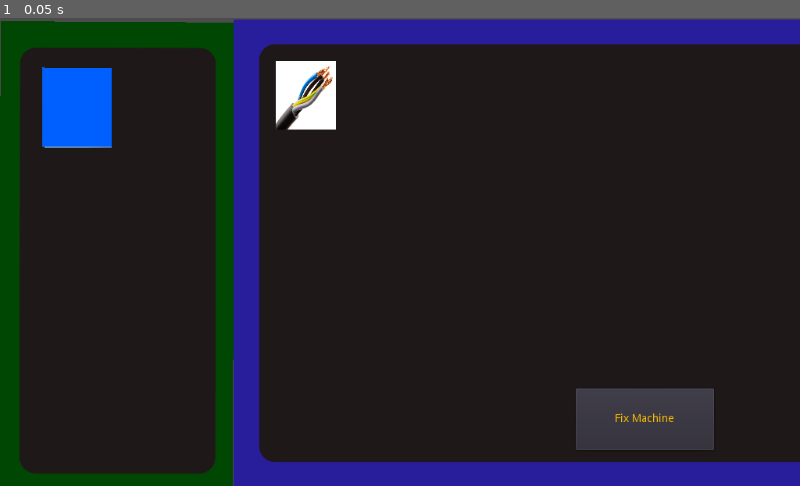
Above: before the commit, frame 1.
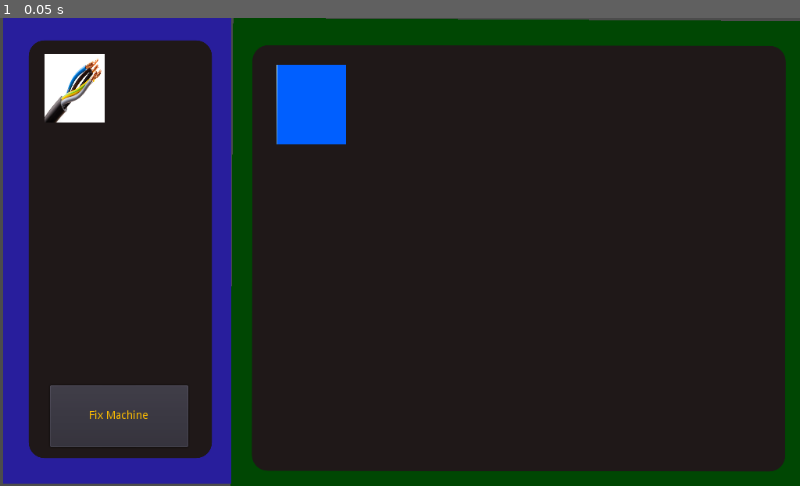
Above: after the commit, the same moment.

Repository: Woflje/DZC20
Game: Godot game, scene res://scenes/DragDrop.tscn
The game is run twice, just before and just after one commit, with the same random seed, the same clock (stepped at 60 frames per second) and the same inputs. This scene is started directly instead of the project's main scene.
Inputs:
- Up to frame 1 (0.05 s): no input

The runs differ from the first frame. In frame 1, 29% of the frame differs, in the area x 0-100%, y 0-100%.

Commit message:
Drag and Drop Update
Worked on can_drop_data

Diff:
--- a/scenes/CircuitData.gd
+++ b/scenes/CircuitData.gd
@@ -3,17 +3,16 @@
 var inv_data = {}
 export var grid_size = 4
 
-var component_data = []
+var component_data = {"Slot1": null,
+"Slot2": null,
+"Slot3": null,
+"Slot4": null,
+"Slot5": null,
+}
 
-func _ready( ):
-	component_data.resize(grid_size)
-
-	for item in component_data:
-		item = []
-		item.resize(grid_size)
-
-	var inv_data_file = File.new()
-	inv_data_file.open("user://inv_data_file.json", File.READ)
-	var inv_data_json = JSON.parse(inv_data_file.get_as_text())
-	inv_data_file.close()
-	inv_data = inv_data_json.result
+#func _ready():
+#	var inv_data_file = File.new()
+#	inv_data_file.open("user://inv_data_file.json", File.READ)
+#	var inv_data_json = JSON.parse(inv_data_file.get_as_text())
+#	inv_data_file.close()
+#	inv_data = inv_data_json.result
--- a/scenes/CircuitSlots.gd
+++ b/scenes/CircuitSlots.gd
@@ -1,13 +1,12 @@
 extends TextureRect
-
-
+onready var CircuitData = get_node("../../../../Circuit")
 # Declare member variables here. Examples:
 # var a = 2
 # var b = "text"
 
 var label: String
 var dropped_on_target: bool = false
-#var CircuitData = get_node("../../../FixInteraction").get("component_data")
+
 
 # Called when the node enters the scene tree for the first time.
 func _ready():
@@ -17,30 +16,31 @@
 func get_drag_data(_pos):
 	# Retrieve information about the slot we are dragging
 	var equipment_slot = get_parent().get_name()
-#	if CircuitData.component_data[equipment_slot] != null:
-	var data = {}
-#		data["origin_node"] = self
-#		data["origin_panel"] = "CircuitSheet"
-#		data["origin_item_id"] = CircuitData.component_data[equipment_slot]
-#		data["origin_equipment_slot"] = equipment_slot
-#		data["origin_texture"] = texture
+	print(CircuitData)
+	if CircuitData.component_data[equipment_slot] != null:
+		var data = {}
+		data["origin_node"] = self
+		data["origin_panel"] = "CircuitSheet"
+		data["origin_item_id"] = CircuitData.component_data[equipment_slot]
+		data["origin_equipment_slot"] = equipment_slot
+		data["origin_texture"] = texture
 
-	var drag_texture = TextureRect.new()
-	drag_texture.expand = true
-	drag_texture.texture = texture
-	drag_texture.rect_size = Vector2(100, 100)
+		var drag_texture = TextureRect.new()
+		drag_texture.expand = true
+		drag_texture.texture = texture
+		drag_texture.rect_size = Vector2(100, 100)
 
-	var control = Control.new()
-	control.add_child(drag_texture)
-	drag_texture.rect_position = -0.5 * drag_texture.rect_size
-	set_drag_preview(control)
+		var control = Control.new()
+		control.add_child(drag_texture)
+		drag_texture.rect_position = -0.5 * drag_texture.rect_size
+		set_drag_preview(control)
 
-	return data
+		return data
 
 
-#func can_drop_data(_pos, data):
+func can_drop_data(_pos, data):
 #	# Check if we can drop an item in this slot
-#	var target_equipment_slot = get_parent().get_name()
+	var target_equipment_slot = get_parent().get_name()
 #	if target_equipment_slot == data["origin_equipment_slot"]:
 #		if CircuitData.component_data[target_equipment_slot] == null:
 #			data["target_item_id"] = null
@@ -48,13 +48,13 @@
 #		else:
 #			data["target_item_id"] = CircuitData.component_data[target_equipment_slot]
 #			data["target_texture"] = texture
-#		return true
+	return true
 #	else:
 #		return false
 
 
-#func drop_data(_pos, data):
-#	#What happens when we drop an item in this slot
+func drop_data(_pos, data):
+	#What happens when we drop an item in this slot
 #	var target_equipment_slot =get_parent().get_name()
 #	var origin_slot = data["origin_node"].get_parent().get_name()
 #
@@ -73,4 +73,4 @@
 
 	#Update the texture and data of the target
 #	CircuitData.component_data[target_equipment_slot] = data["origin_item_id"]
-#	texture = data["origin_texture"]
+	texture = data["origin_texture"]
--- a/scenes/DragDrop.tscn
+++ b/scenes/DragDrop.tscn
@@ -1,11 +1,12 @@
-[gd_scene load_steps=9 format=2]
+[gd_scene load_steps=10 format=2]
 
 [ext_resource path="res://scenes/InventorySlots.gd" type="Script" id=1]
 [ext_resource path="res://scenes/PlaceHolder.gd" type="Script" id=2]
 [ext_resource path="res://scenes/CircuitSlots.gd" type="Script" id=3]
 [ext_resource path="res://scenes/CircuitData.gd" type="Script" id=4]
-[ext_resource path="res://scenes/blue_rectangle.jpg" type="Texture" id=5]
-[ext_resource path="res://scenes/What-Do-Electrical-Wire-Colors-Mean.jpg" type="Texture" id=6]
+[ext_resource path="res://What-Do-Electrical-Wire-Colors-Mean.jpg" type="Texture" id=5]
+[ext_resource path="res://blue_rectangle.jpg" type="Texture" id=6]
+[ext_resource path="res://scenes/InventoryData.gd" type="Script" id=7]
 
 [sub_resource type="StyleBoxFlat" id=1]
 bg_color = Color( 0.12549, 0.0980392, 0.0980392, 1 )
@@ -17,92 +18,96 @@
 [sub_resource type="Theme" id=2]
 
 [node name="DragDrop" type="Node2D"]
-position = Vector2( 299, 2 )
+position = Vector2( 296, -3 )
 
 [node name="Control" type="Control" parent="."]
 anchor_right = 1.0
 anchor_bottom = 1.0
 
-[node name="Inventory" type="Control" parent="Control"]
-margin_left = 1.53296
-margin_top = 8.90442
-margin_right = 41.533
-margin_bottom = 48.9043
+[node name="Circuit" type="Control" parent="Control"]
+margin_left = 302.0
+margin_top = 10.0
+margin_right = 733.0
+margin_bottom = 50.0
 rect_rotation = 0.160397
 rect_pivot_offset = Vector2( -1060, 184 )
+script = ExtResource( 4 )
 
-[node name="ColorRect" type="ColorRect" parent="Control/Inventory"]
-margin_top = -8.0
-margin_right = 600.0
-margin_bottom = 292.0
+[node name="ColorRect" type="ColorRect" parent="Control/Circuit"]
+margin_left = 444.0
+margin_top = -7.00003
+margin_right = 1044.0
+margin_bottom = 737.0
 rect_rotation = 90.1797
 color = Color( 0, 0.282353, 0.0156863, 1 )
 
-[node name="Panel" type="Panel" parent="Control/Inventory"]
-margin_left = -25.0
+[node name="Panel" type="Panel" parent="Control/Circuit"]
+margin_left = 407.0
 margin_top = 25.0
-margin_right = 520.0
-margin_bottom = 275.0
+margin_right = 952.0
+margin_bottom = 707.0
 rect_rotation = 89.9189
 custom_styles/panel = SubResource( 1 )
 
-[node name="ItemsInHand" type="HBoxContainer" parent="Control/Inventory/Panel"]
+[node name="Slots" type="HBoxContainer" parent="Control/Circuit/Panel"]
 margin_left = -20.0
-margin_top = -29.0014
+margin_top = 400.0
 margin_right = 572.0
-margin_bottom = 268.999
+margin_bottom = 684.0
 
-[node name="EmptySlot" type="TextureRect" parent="Control/Inventory/Panel/ItemsInHand"]
-margin_bottom = 298.0
+[node name="Slot1" type="TextureRect" parent="Control/Circuit/Panel/Slots"]
+margin_bottom = 284.0
+script = ExtResource( 3 )
 
-[node name="Icon" type="TextureRect" parent="Control/Inventory/Panel/ItemsInHand/EmptySlot"]
+[node name="Icon" type="TextureRect" parent="Control/Circuit/Panel/Slots/Slot1"]
 margin_left = 45.3815
 margin_top = 161.94
 margin_right = 147.382
 margin_bottom = 250.94
-texture = ExtResource( 5 )
+texture = ExtResource( 6 )
 expand = true
-script = ExtResource( 1 )
 
-[node name="FixInteraction" type="Control" parent="Control"]
-margin_right = 40.0
+[node name="Inventory" type="Control" parent="Control"]
+margin_left = -292.0
+margin_right = -229.0
 margin_bottom = 40.0
-script = ExtResource( 4 )
+script = ExtResource( 7 )
 
-[node name="ColorRect" type="ColorRect" parent="Control/FixInteraction"]
-margin_right = 1024.0
+[node name="ColorRect" type="ColorRect" parent="Control/Inventory"]
+margin_right = 292.0
 margin_bottom = 600.0
 color = Color( 0.160784, 0.121569, 0.615686, 1 )
 
-[node name="Panel" type="Panel" parent="Control/FixInteraction"]
+[node name="Panel" type="Panel" parent="Control/Inventory"]
 margin_left = 33.0
 margin_top = 32.0
-margin_right = 1000.0
+margin_right = 267.0
 margin_bottom = 567.0
 custom_styles/panel = SubResource( 1 )
 
-[node name="PlaceHolder" type="Button" parent="Control/FixInteraction"]
-margin_left = 438.0
-margin_top = 473.0
-margin_right = 615.0
-margin_bottom = 552.0
+[node name="PlaceHolder" type="Button" parent="Control/Inventory"]
+margin_left = 60.0
+margin_top = 474.0
+margin_right = 237.0
+margin_bottom = 553.0
 custom_colors/font_color = Color( 1, 0.74902, 0, 1 )
 custom_colors/font_color_hover = Color( 0, 1, 0.0392157, 1 )
 custom_colors/font_color_pressed = Color( 1, 0, 0, 1 )
 text = "Fix Machine"
 script = ExtResource( 2 )
 
-[node name="The Circuit" type="HBoxContainer" parent="Control/FixInteraction"]
-margin_left = -1.0
-margin_top = 5.0
-margin_right = 1034.0
-margin_bottom = 602.0
+[node name="Toolbox" type="HBoxContainer" parent="Control/Inventory"]
+margin_left = -2.0
+margin_top = 1.0
+margin_right = 288.0
+margin_bottom = 598.0
 
-[node name="PuzzleSlot" type="TextureRect" parent="Control/FixInteraction/The Circuit"]
+[node name="Wire" type="TextureRect" parent="Control/Inventory/Toolbox"]
 margin_bottom = 597.0
 stretch_mode = 1
+script = ExtResource( 1 )
 
-[node name="Item" type="TextureRect" parent="Control/FixInteraction/The Circuit/PuzzleSlot"]
+[node name="Item" type="TextureRect" parent="Control/Inventory/Toolbox/Wire"]
 anchor_left = 0.181
 anchor_top = 0.094
 anchor_right = 0.642
@@ -112,8 +117,7 @@
 margin_right = 132.0
 margin_bottom = -162.5
 theme = SubResource( 2 )
-texture = ExtResource( 6 )
+texture = ExtResource( 5 )
 expand = true
-script = ExtResource( 3 )
 
-[connection signal="pressed" from="Control/FixInteraction/PlaceHolder" to="Control/FixInteraction/PlaceHolder" method="_on_PlaceHolder_pressed"]
+[connection signal="pressed" from="Control/Inventory/PlaceHolder" to="Control/Inventory/PlaceHolder" method="_on_PlaceHolder_pressed"]
--- a/scenes/InventoryData.gd
+++ b/scenes/InventoryData.gd
@@ -1,16 +1,31 @@
 extends Control
 
 
-# Declare member variables here. Examples:
-# var a = 2
-# var b = "text"
+var inv_data = {"Wire": 1}
+
+#var inv_data_file = File.new()
+#inv_data_file.open("user://inv_data_file.json", File.READ)
+#var inv_data_json = JSON.parse(inv_data_file.get_as_text())
+#inv_data_file.close()
+#inv_data = inv_data_json.result
 
 
-# Called when the node enters the scene tree for the first time.
-func _ready():
-	pass # Replace with function body.
-
-
-# Called every frame. 'delta' is the elapsed time since the previous frame.
-#func _process(delta):
-#	pass
+#extends Control
+#
+#var inv_data = {}
+#export var grid_size = 4
+#
+#var component_data = []
+#
+#func _ready( ):
+#	component_data.resize(grid_size)
+#
+#	for item in component_data:
+#		item = []
+#		item.resize(grid_size)
+#
+#	var inv_data_file = File.new()
+#	inv_data_file.open("user://inv_data_file.json", File.READ)
+#	var inv_data_json = JSON.parse(inv_data_file.get_as_text())
+#	inv_data_file.close()
+#	inv_data = inv_data_json.result
--- a/scenes/InventorySlots.gd
+++ b/scenes/InventorySlots.gd
@@ -1,6 +1,6 @@
 extends TextureRect
-
-
+onready var InventoryData = get_node("../../../Inventory")
+onready var CircuitData = get_node("../../../Circuit")
 # Declare member variables here. Examples:
 # var a = 2
 # var b = "text"
@@ -16,46 +16,45 @@
 
 func get_drag_data(_pos):
 	# Retrieve information about the slot we are dragging
-	var inv_slot = get_parent().get_name()
-#	if PlayerData.inv_data[inv_slot]["Item"] != null:
-	var data = {}
-#	data["origin_node"] = self
-#	data["origin_panel"] = "Inventory"
-#	data["origin_item_id"] = PlayerData.inv_data[inv_slot]["Item"]
-#	data["origin_equipment_slot"] = GameData.item_data[str(PlayerData.inv_data[inv_slot]["Item"])]["EquipmentSlot"]
-#	data["origin_texture"] = texture
+	var inv_slot = get_name()
+	if InventoryData.inv_data[inv_slot] != null:
+		var data = {}
+		data["origin_node"] = self
+		data["origin_panel"] = "Inventory"
+		data["origin_item_id"] = InventoryData.inv_data[inv_slot]
+		data["origin_texture"] = texture
 
-	var drag_texture = TextureRect.new()
-	drag_texture.expand = true
-	drag_texture.texture = texture
-	drag_texture.rect_size = Vector2(100, 100)
+		var drag_texture = TextureRect.new()
+		drag_texture.expand = true
+		drag_texture.texture = texture
+		drag_texture.rect_size = Vector2(100, 100)
 
-	var control = Control.new()
-	control.add_child(drag_texture)
-	drag_texture.rect_position = -0.5 * drag_texture.rect_size
-	set_drag_preview(control)
+		var control = Control.new()
+		control.add_child(drag_texture)
+		drag_texture.rect_position = -0.5 * drag_texture.rect_size
+		set_drag_preview(control)
 
-	return data
+		return data
 
 
 func can_drop_data(_pos, data):
 #	# Check if we can  drop an item in this slot
-#	var target_inv_slot = get.parent().get_name()
-#	if PlayerData.inv_Data[target_inv_slot]["Item"] = null: #We move an item
+	var target_inv_slot = get_parent().get_name()
+#	if CircuitData.inv_Data[target_inv_slot] == null: #We move an item
 #		data["target_item_id"] = null
 #		data["target_texture"] = null
 #		return true
 #	else: #We swap an item
-#		data["target_item_id"] = PlayerData.inv_data[target_inv_slot]["Item"]
+#		data["target_item_id"] = CircuitData.inv_data[target_inv_slot]["Item"]
 #		data["target_texture"] = texture
 #		if data["origin_panel"] == "CharacterSheet":
-#			var target_equipment_slot = GameData.item_data[str(PlayerData.inv_data[target_inv_slot]["Item"])]["EquipmentSlot"]
+#			var target_equipment_slot = InventoryData.item_data[str(CircuitData.inv_data[target_inv_slot]["Item"])]["EquipmentSlot"]
 #			if target_equipment_slot == data["origin_equipment_slot"]:
 #				return true
 #			else:
-#				return false
+	return false
 #		else: #data["origin_panel"] == "Inventory":
-	return true
+#			return true
 #
 func drop_data(_pos, data):
 #	#What happens when we drop an item in this slot
@@ -77,5 +76,4 @@
 #
 #	#Update the texture and data of the target
 #	PlayerData.inv_data[target_inv_slot] = data["origin_item_id"]
-#	texture = data["origin_texture"]
 	pass
Binary file added: What-Do-Electrical-Wire-Colors-Mean.jpg
Not shown, added: What-Do-Electrical-Wire-Colors-Mean.jpg.import
Binary file added: blue_rectangle.jpg
Not shown, added: blue_rectangle.jpg.import
